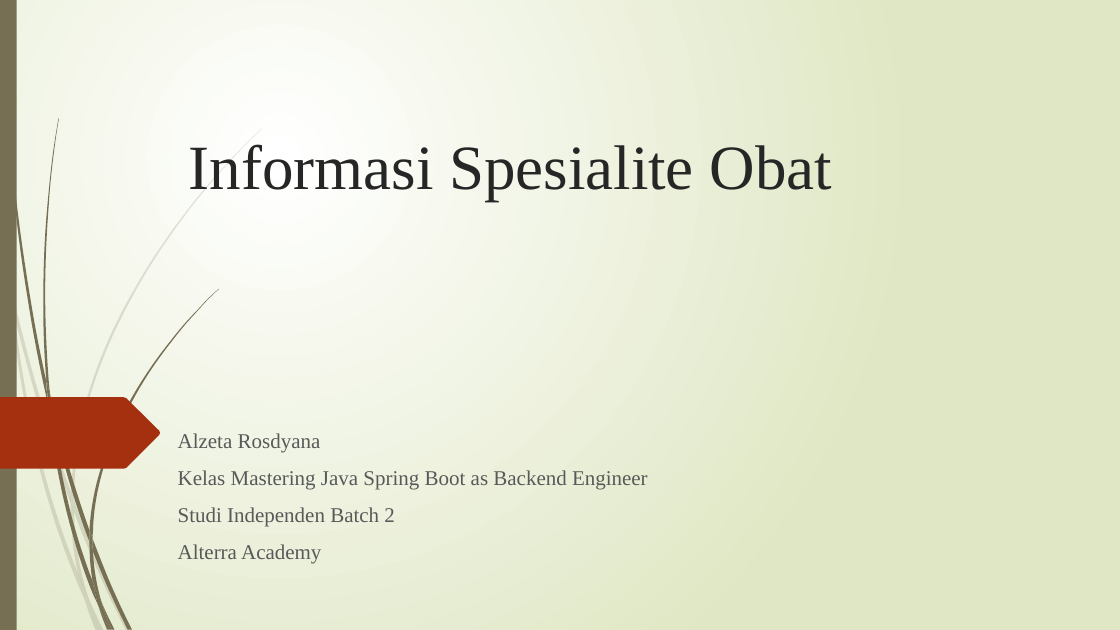
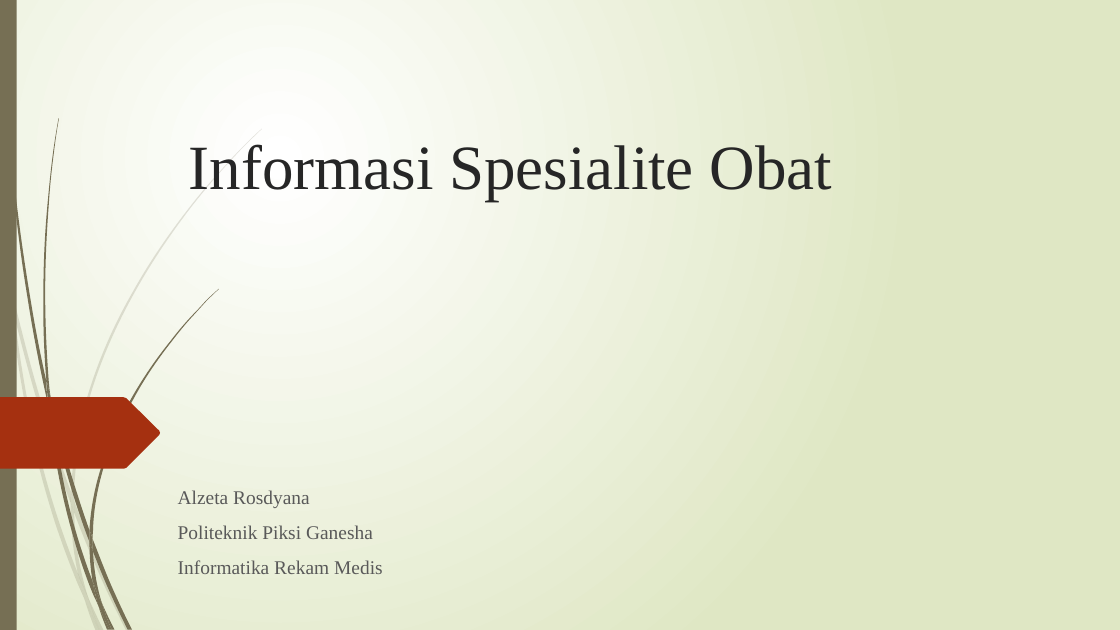
Before and after one commit to Alzetar/MiniProject-ISO-Alzeta-Rosdyana, a slide deck: slide 1 of Informasi Spesialite Obat.pptx. Drawn at 1120x630 pixels with LibreOffice and Linux fonts; fonts in the diff are those of the drawing. Boxes give left, top, right and bottom in pixels: in the first picture for what was removed or moved away, otherwise in the second. Text is boxed around its words. In the diff, an @@ line names an element or a change of style, - is before the commit and + after.

```diff
--- a/Informasi Spesialite Obat.pptx
+++ b/Informasi Spesialite Obat.pptx
@@ subtitle "Alzeta Rosdyana": place and size @@
-subtitle "Alzeta Rosdyana" at [178, 433, 648, 564]
+subtitle "Alzeta Rosdyana" at [178, 490, 383, 574]
@@ subtitle at [178, 490, 310, 508]: size 18 to 16.6 pt in "Alzeta Rosdyana" @@
@@ subtitle at [178, 525, 383, 574]: text changed; size 18 to 16.6 pt @@
-Kelas Mastering Java Spring Boot as Backend Engineer
-Studi Independen Batch 2
-Alterra Academy
+Politeknik Piksi Ganesha
+Informatika Rekam Medis
```
Also in this commit, not shown: 3 other slides changed, 2 slides added, 12 other files.
